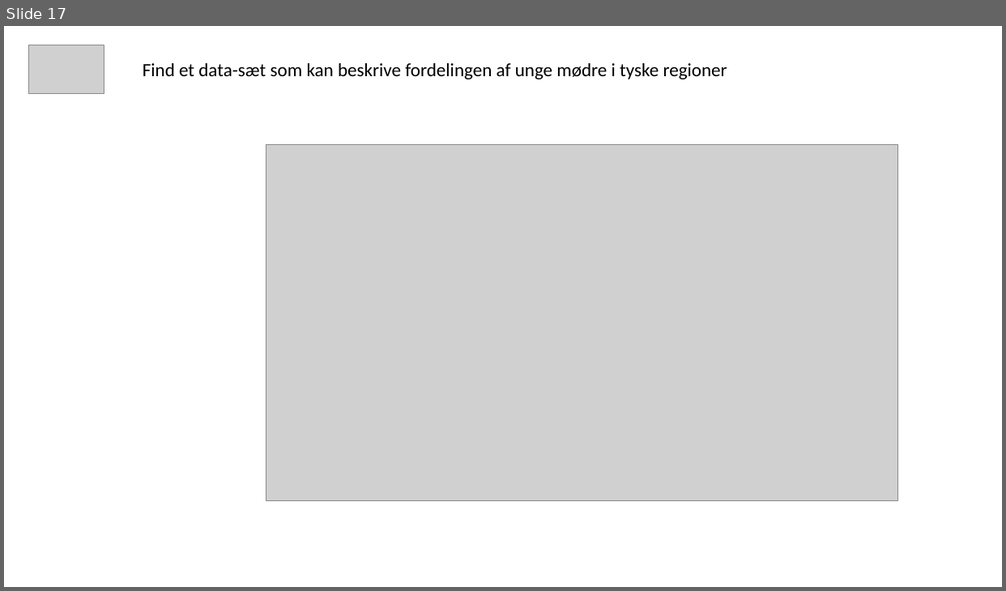
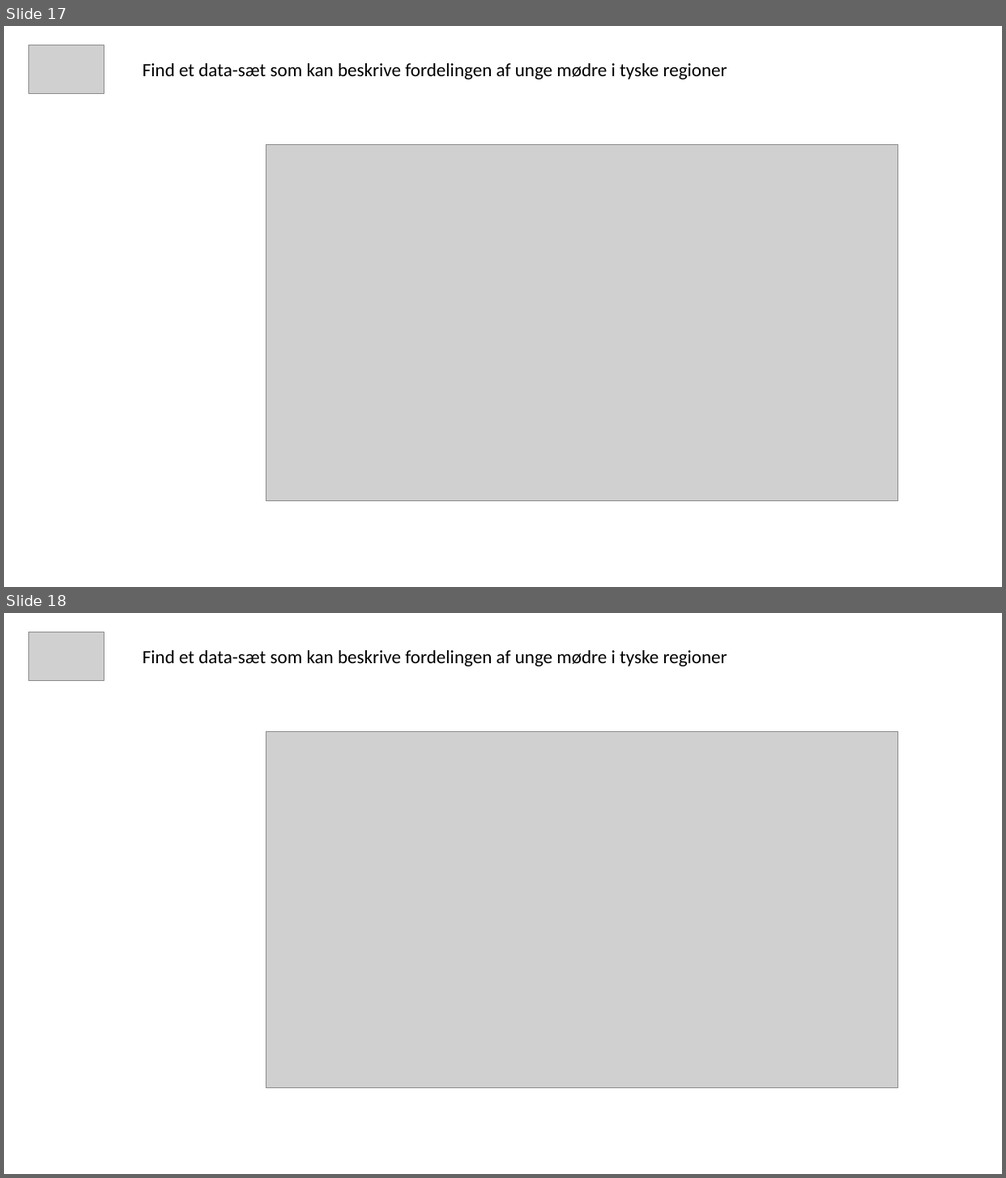
Before and after one commit to cphstud/DALEurostat, a slide deck: DALE25-W40-EUSTAT.pptx. Shown one above the other, each under a label of ours: slide 17 before the commit, slides 17 and 18 after it. The pictures are 1006x591 and 1006x1178 pixels, drawn with LibreOffice and Linux fonts; fonts in the diff are those of the drawing; grey boxes stand for pictures. Boxes give left, top, right and bottom in pixels: in the first picture for what was removed or moved away, otherwise in the second. Text is boxed around its words. In the diff, an @@ line names an element or a change of style, - is before the commit and + after.

```diff
--- a/DALE25-W40-EUSTAT.pptx
+++ b/DALE25-W40-EUSTAT.pptx
@@ slide 18 added at (4, 613, 1002, 1174), background #FFFFFF @@
@@ picture added at (28, 632, 104, 680) @@
@@ text added at (143, 650, 727, 666), 18 pt, text #000000 @@
+Find et data-sæt som kan beskrive fordelingen af unge mødre i tyske regioner
@@ picture added at (266, 731, 898, 1088) @@
```
Also in this commit, not shown: 2 slides changed, 1 other slide added.
